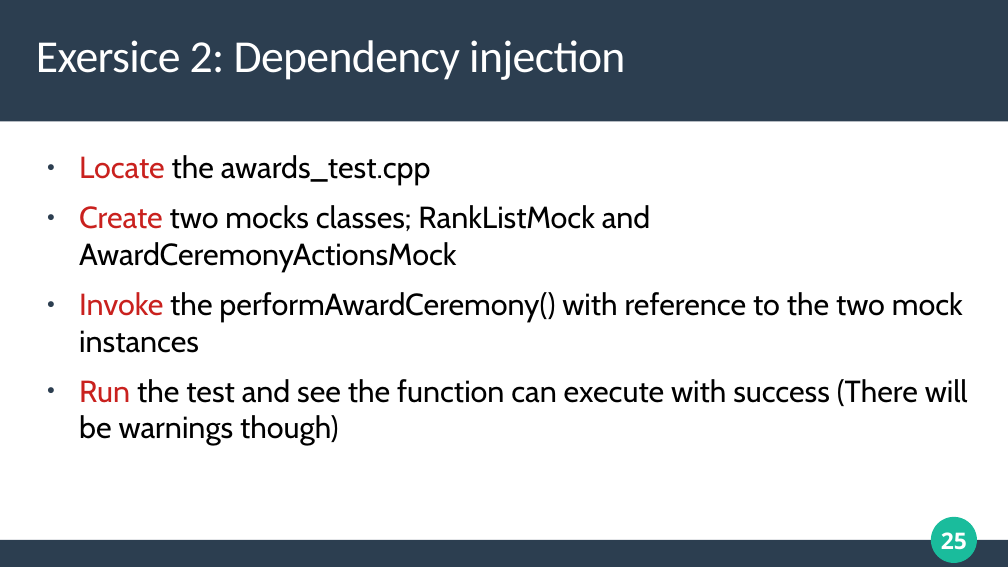
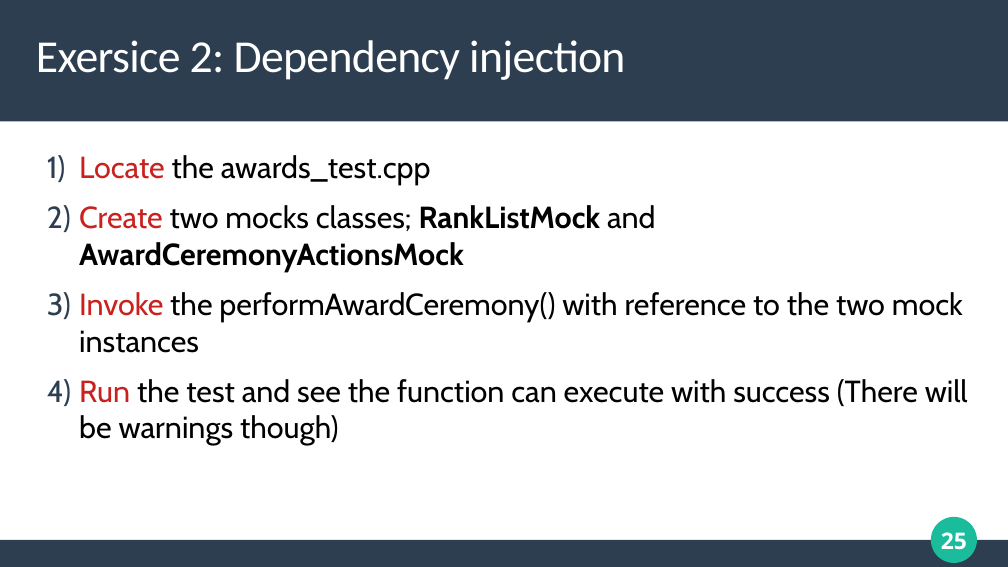
Before and after one commit to groskopf/gtest_training, a slide deck: slide 25 of presentation/presentation.odp. Drawn at 1008x567 pixels with LibreOffice and Linux fonts; fonts in the diff are those of the drawing. Boxes give left, top, right and bottom in pixels: in the first picture for what was removed or moved away, otherwise in the second. Text is boxed around its words. In the diff, an @@ line names an element or a change of style, - is before the commit and + after.

```diff
--- a/presentation/presentation.odp
+++ b/presentation/presentation.odp
@@ text "Locate the awards_test.cpp" at [79,155,968,445]: bold on in "RankListMock AwardCeremonyActionsMock"; bullet ● to 1) @@
```
Also in this commit, not shown: 37 other slides changed, 32 slides added, 7 slides removed.
